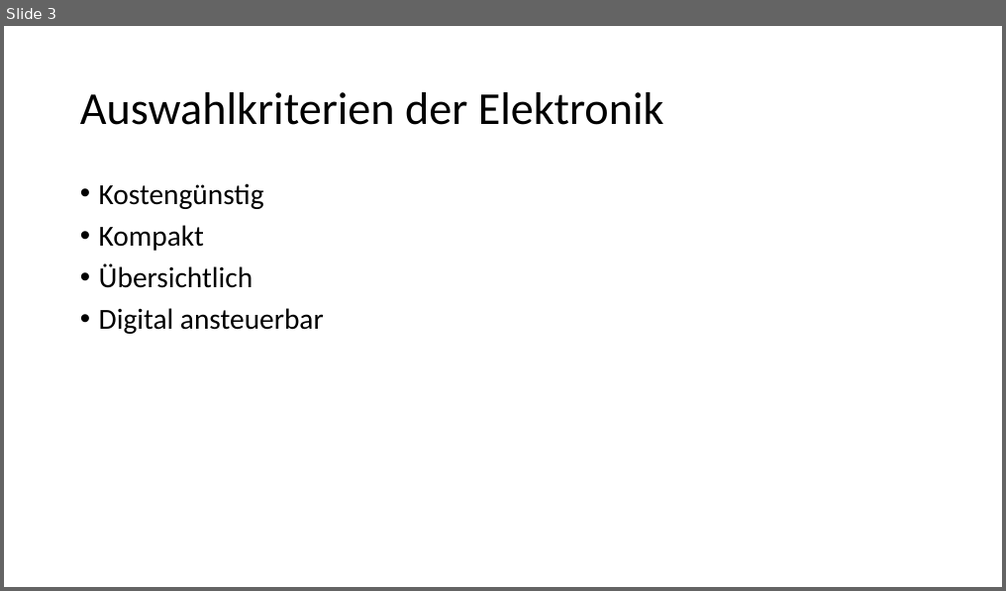
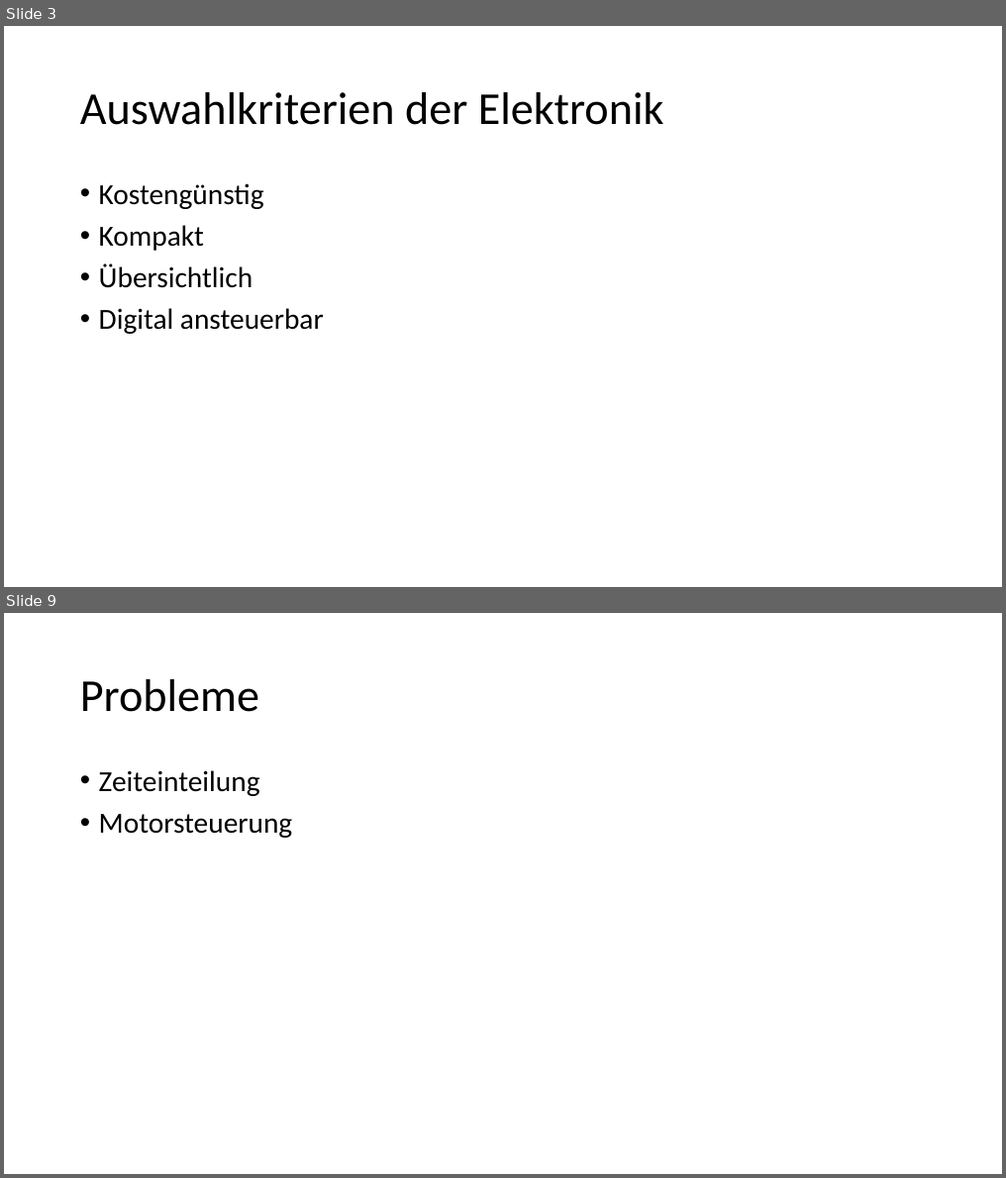
Before and after one commit to Katzenfuetterungsanlage/fuettr_prototype, a slide deck: Diplomarbeit/Powerpoint/Elektrotechnik.pptx. Shown one above the other, each under a label of ours: slide 3 before the commit, slides 3 and 9 after it; the slides between them are not shown. The pictures are 1006x591 and 1006x1178 pixels, drawn with LibreOffice and Linux fonts; fonts in the diff are those of the drawing. Boxes give left, top, right and bottom in pixels: in the first picture for what was removed or moved away, otherwise in the second. Text is boxed around its words. In the diff, an @@ line names an element or a change of style, - is before the commit and + after.

```diff
--- a/Diplomarbeit/Powerpoint/Elektrotechnik.pptx
+++ b/Diplomarbeit/Powerpoint/Elektrotechnik.pptx
@@ slide 9 added at (x1=4, y1=613, x2=1002, y2=1174), background #FFFFFF @@
@@ title added at (x1=80, y1=679, x2=259, y2=712), 44 pt, text #000000 @@
+Probleme
@@ text added at (x1=99, y1=770, x2=293, y2=838), 28 pt, text #000000 @@
+• Zeiteinteilung
+• Motorsteuerung
```
Also in this commit, not shown: 1 slide changed, 7 other slides added, 1 slide removed, 11 other files.
